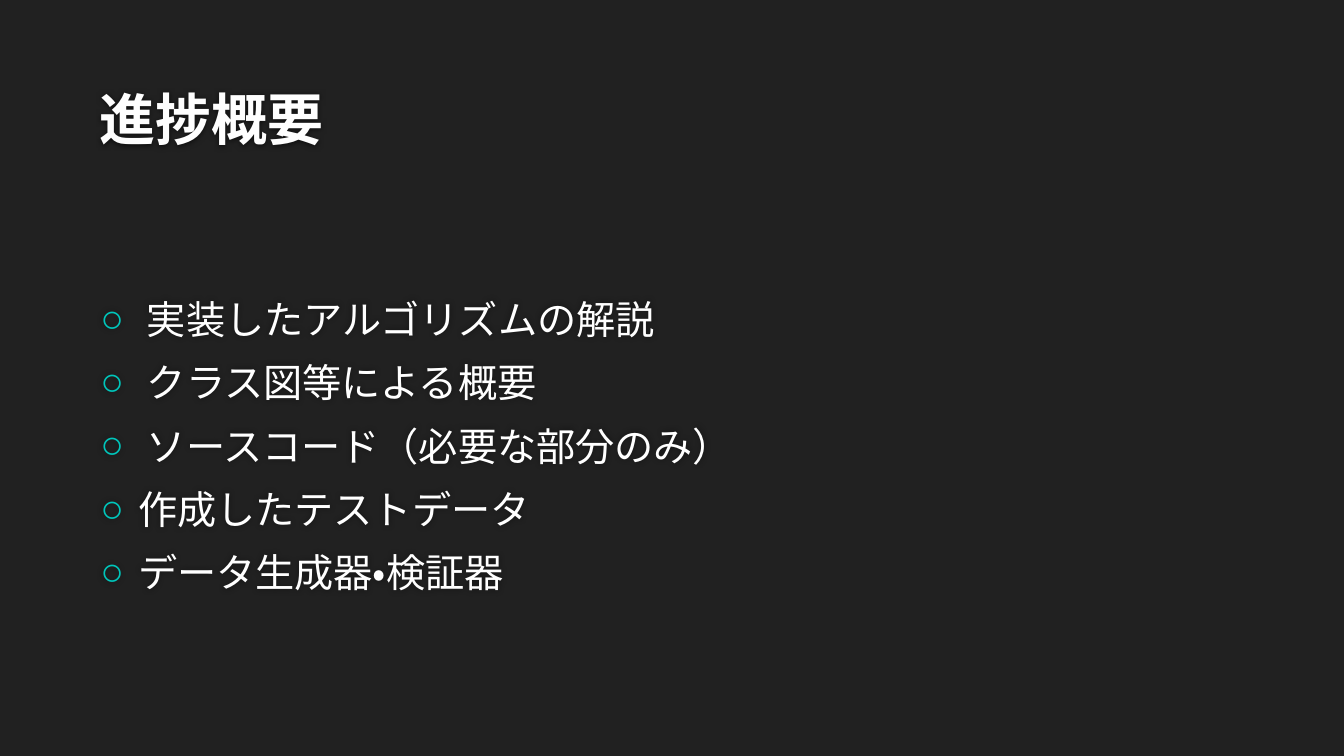
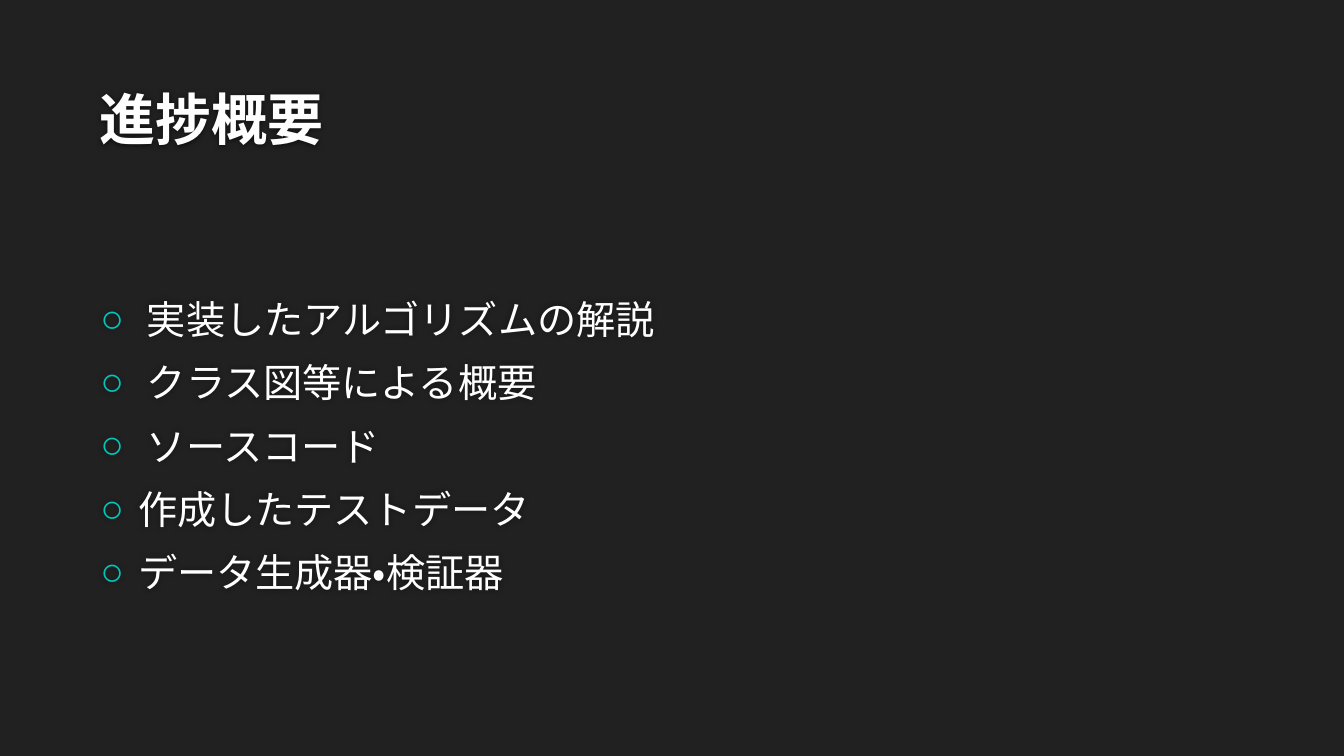
Before and after one commit to ie03-aizu-2019/ie03project-team_linearsystem, a slide deck: slide 4 of ソフトウェア総合演習.pptx. Drawn at 1344x756 pixels with LibreOffice and Linux fonts; fonts in the diff are those of the drawing; background and template pictures are left out. Boxes give left, top, right and bottom in pixels: in the first picture for what was removed or moved away, otherwise in the second. Text is boxed around its words. In the diff, an @@ line names an element or a change of style, - is before the commit and + after.

```diff
--- a/ソフトウェア総合演習.pptx
+++ b/ソフトウェア総合演習.pptx
@@ text at [147, 431, 380, 463]: text changed @@
-○ ソースコード（必要な部分のみ）
+○ ソースコード
```
Also in this commit, not shown: 6 other slides changed, 2 slides added, 2 slides removed.
